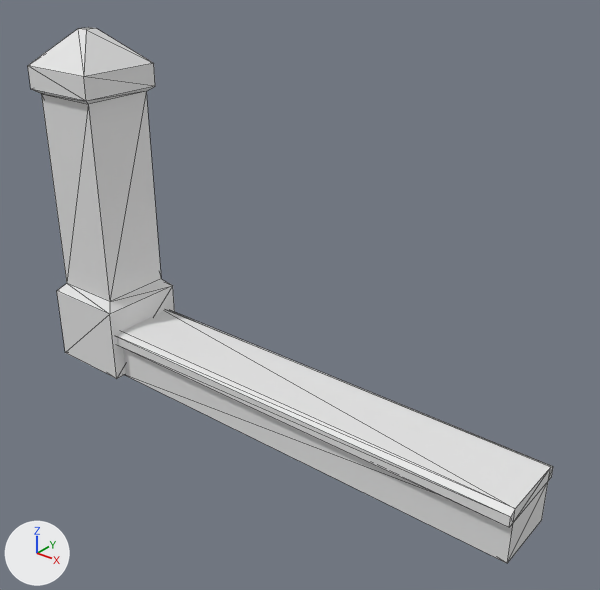
A saved change to the FBX model Assets/Models/Fence.fbx.
Before and after are seen from a camera (50 mm lens) standing at (13.31, -0.92, 3.98) and looking at (11.12, 1.82, 2.28). The axes (+X, +Y, +Z) are drawn at lower left. The lights are the same throughout. Mesh edges are drawn as thin lines. Where no turn or scale is listed for an object, it has been applied to the vertices.

In view in the first picture: 'Fence'.
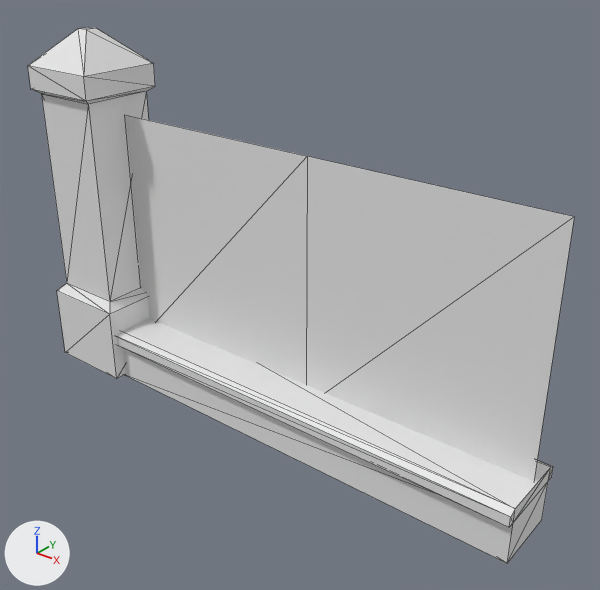
Boxes [x1, y1, x2, y2] around the edits, measured in the pictures (600 x 590 px):
'Fence', reshaped
    before: [28, 27, 553, 563]
    after: [28, 27, 574, 563]
part 1 of me_fence, added
    after: [125, 115, 574, 481]

Edits to the bpy script that builds the scene:
```text
Add mat_material_004:
    mat_material_004 = principled_material('Material.004')
    mat_material_004.base_color = (0.8, 0.8, 0.8)  # white #e7e7e7
Add mat_material_005:
    mat_material_005 = principled_material('Material.005')
    mat_material_005.base_color = (0.8, 0.8, 0.8)  # white #e7e7e7
Change me_fence:
    where me_fence.from_pydata(...)  # 52 vertices, 96 faces; spans x -0.23..2.57, y -0.23..0.23, z -1.13..0.72
    used by ob_fence; location = (9.787, 1.791, 2.643)
    verts and faces of me_fence; kept vertices keep their numbers, new ones are numbered from 52
    me_fence part 1
    add verts[52] = (0.18, 0.04, -0.97)
    add verts[53] = (2.56, 0.04, -0.97)
    add verts[54] = (1.37, 0.04, -0.97)
    add for new, old in zip([55, 56, 57], [52, 53, 54]): verts[new] = verts[old] + (0.0, 0.0, 1.28)
    add faces += [(54, 56, 57), (52, 57, 55), (53, 56, 54), (52, 54, 57)]  # mat_material_005 (white #e7e7e7)
    add me_fence.materials.append(mat_material_004)  # white #e7e7e7
    add me_fence.materials.append(mat_material_005)  # white #e7e7e7
```
